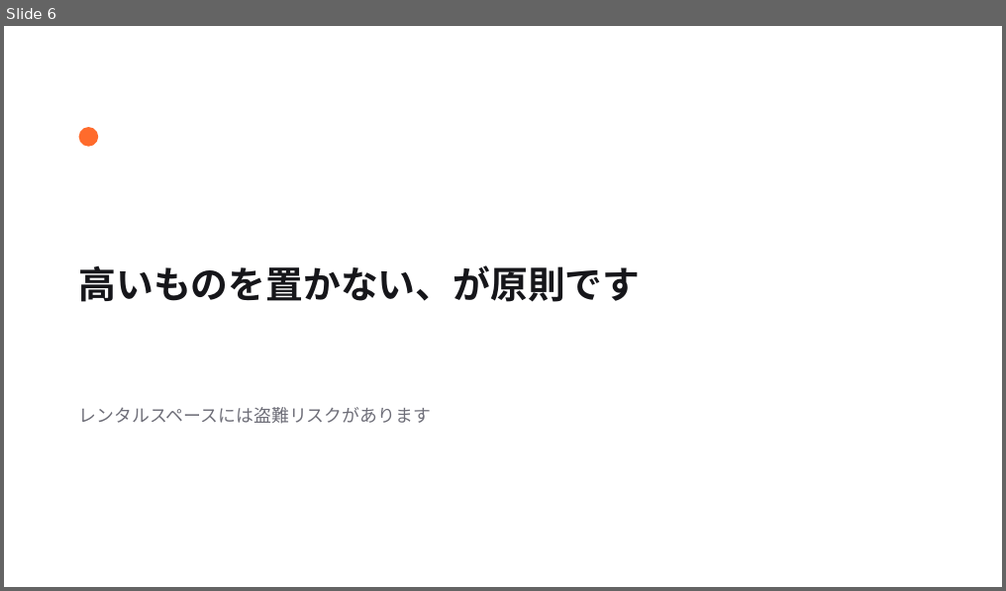
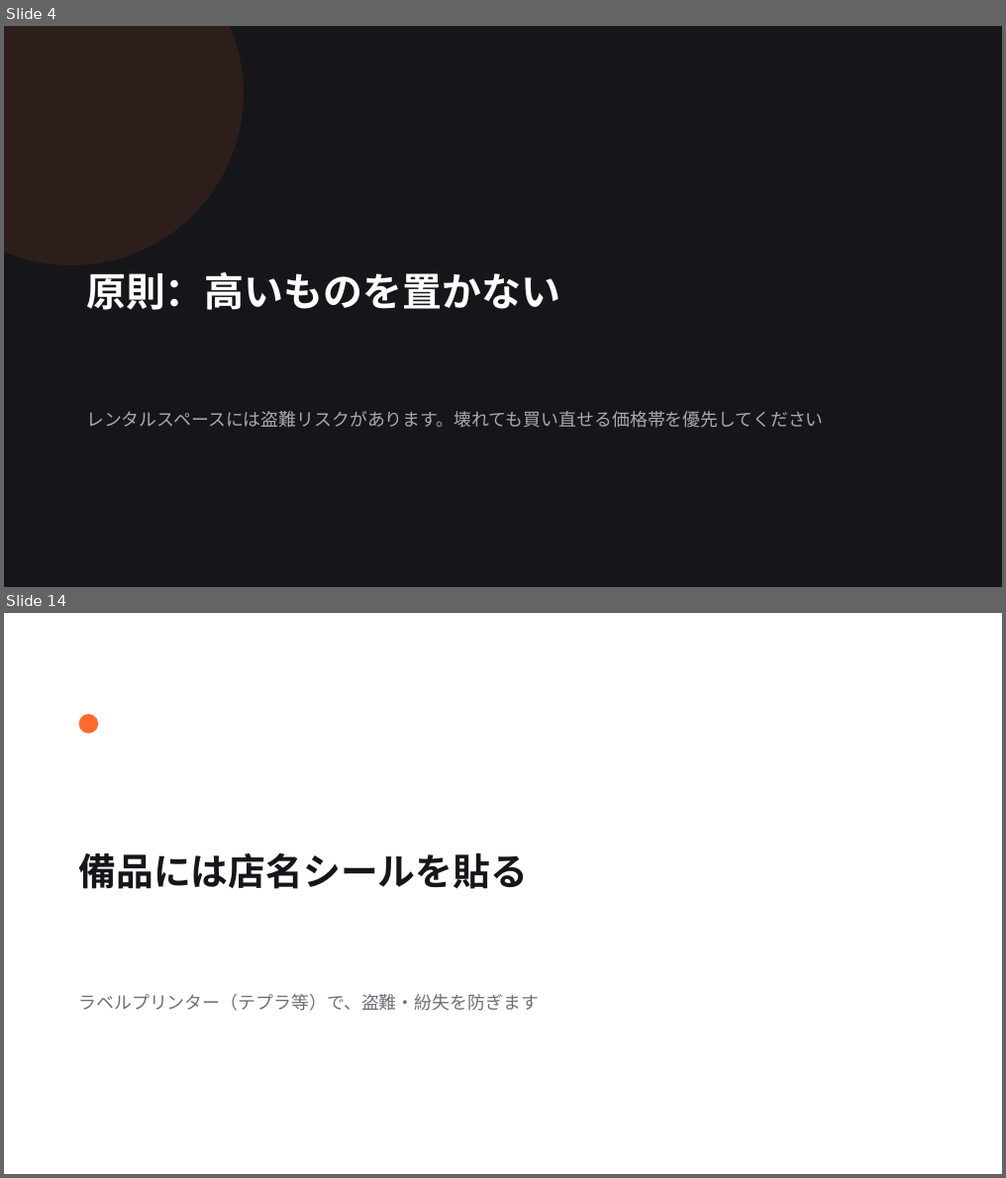
Before and after one commit to sou1104pc-ops/task-matrix, a slide deck: slides/11_備品を揃える.pptx. Shown one above the other, each under a label of ours: slide 6 before the commit, slides 4 and 14 after it; the slides between them are not shown. The pictures are 1006x591 and 1006x1178 pixels, drawn with LibreOffice and Linux fonts; fonts in the diff are those of the drawing. Boxes give left, top, right and bottom in pixels: in the first picture for what was removed or moved away, otherwise in the second. Text is boxed around its words. In the diff, an @@ line names an element or a change of style, - is before the commit and + after.

```diff
--- a/slides/11_備品を揃える.pptx
+++ b/slides/11_備品を揃える.pptx
@@ slide 14 added at box(4, 613, 1002, 1174), background #FFFFFF @@
@@ ellipse added at box(79, 714, 98, 734), fill #FF6B2C @@
@@ text added at box(79, 853, 529, 889), 36 pt, text #16161A, bold @@
+備品には店名シールを貼る
@@ text added at box(79, 994, 539, 1011), 17 pt, text #6E6E78 @@
+ラベルプリンター（テプラ等）で、盗難・紛失を防ぎます
@@ what was slide 6 is now slide 4 @@
@@ slide 4 changed as well @@
@@ background #FFFFFF to #16161A @@
@@ ellipse added at box(4, 26, 244, 266), fill #FF6B2C at 10% opacity @@
@@ ellipse removed at box(79, 127, 98, 147) @@
@@ text at box(86, 273, 560, 310): text changed; size 36 to 38 pt; text colour #16161A to #FFFFFF @@
-高いものを置かない、が原則です
+原則：高いものを置かない
@@ text at box(86, 411, 824, 428): text changed; text colour #6E6E78 to #A9A9B4 @@
-レンタルスペースには盗難リスクがあります
+レンタルスペースには盗難リスクがあります。壊れても買い直せる価格帯を優先してください
```
Also in this commit, not shown: 1 other slide changed, 21 other slides added, 3 slides removed, 19 other files.
